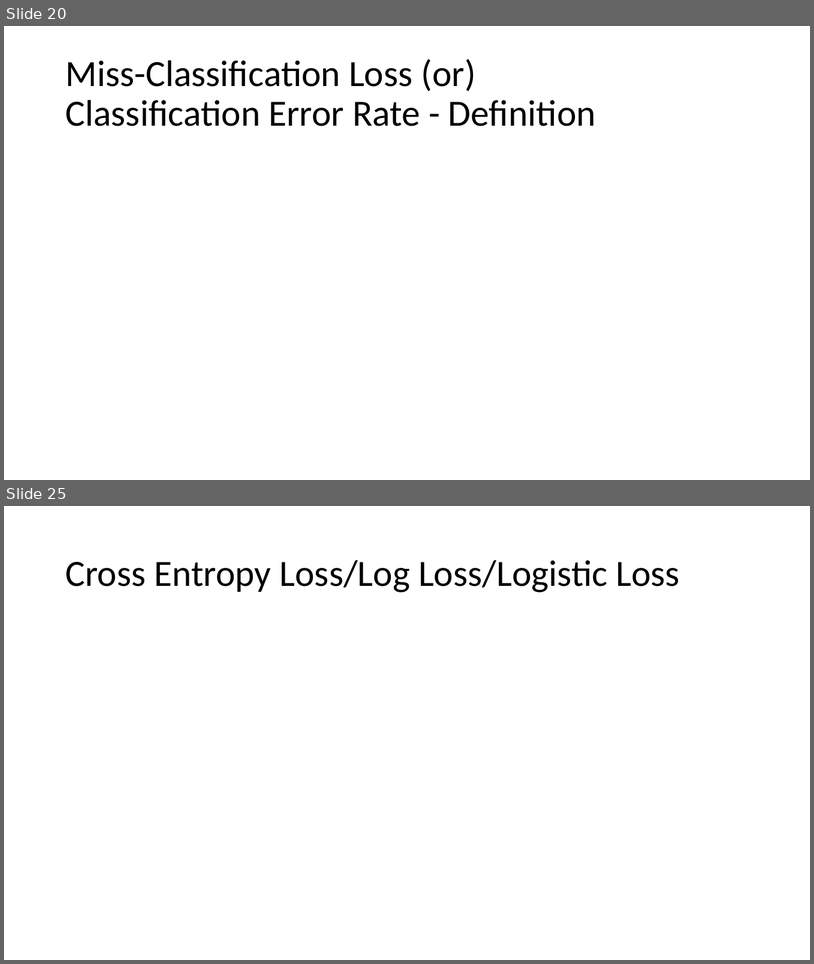
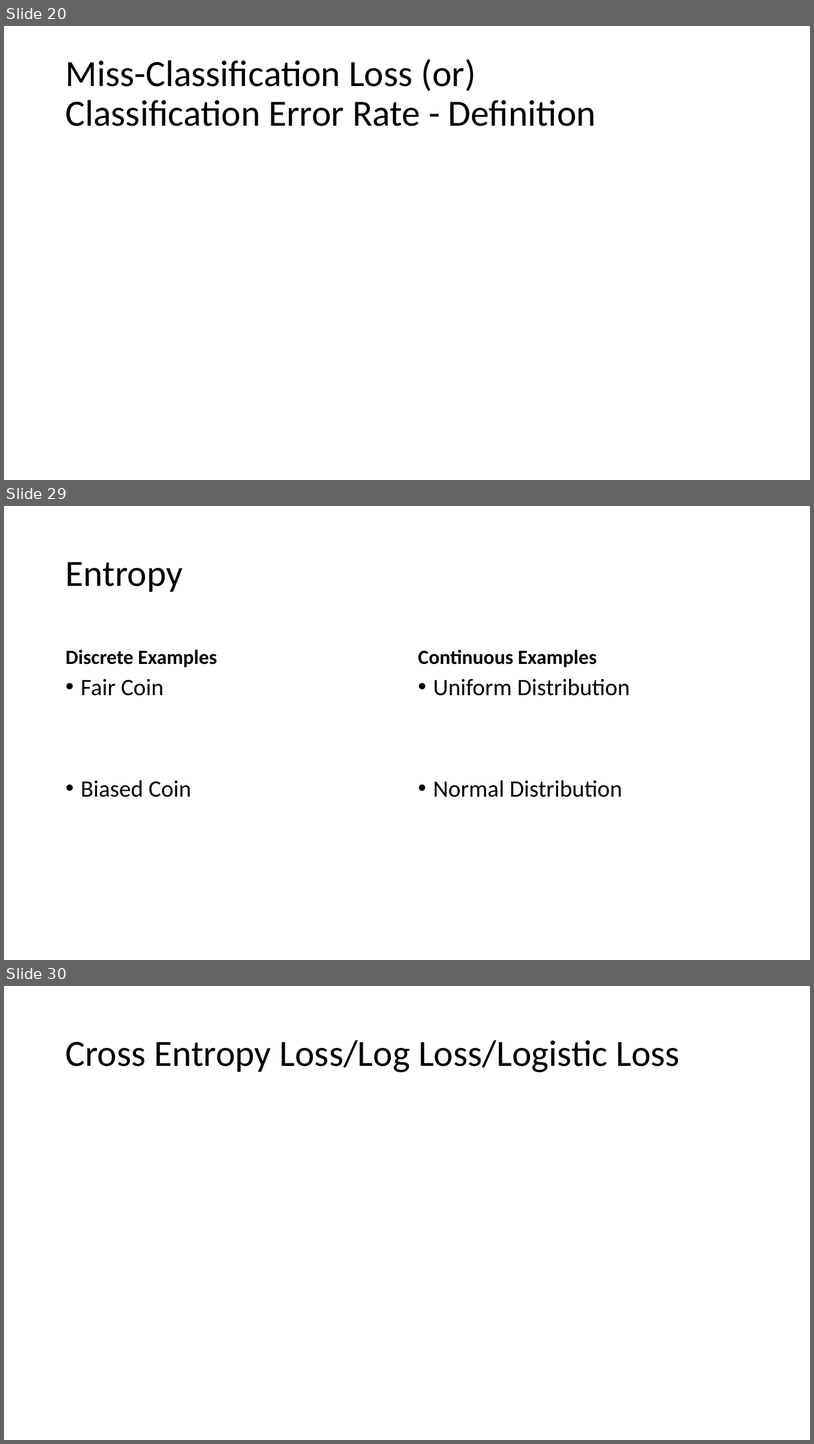
Before and after one commit to meenakshsundaram/AIML, a slide deck: DecisionTrees/DecisionTrees.pptx. Shown one above the other, each under a label of ours: slides 20 and 25 before the commit, slides 20, 29 and 30 after it; the slides between them are not shown. The pictures are 814x964 and 814x1444 pixels, drawn with LibreOffice and Linux fonts; fonts in the diff are those of the drawing; grey boxes stand for pictures. Boxes give left, top, right and bottom in pixels: in the first picture for what was removed or moved away, otherwise in the second. Text is boxed around its words. In the diff, an @@ line names an element or a change of style, - is before the commit and + after.

Commit message:
Fixed the Entropy Metric

```diff
--- a/DecisionTrees/DecisionTrees.pptx
+++ b/DecisionTrees/DecisionTrees.pptx
@@ slide 29 added at box(4, 506, 810, 960), background #FFFFFF @@
@@ title added at box(66, 562, 183, 592), 44 pt, text #000000 @@
+Entropy
@@ text added at box(66, 649, 217, 667), 24 pt, text #000000, bold @@
+Discrete Examples
@@ text added at box(418, 649, 597, 667), 24 pt, text #000000, bold @@
+Continuous Examples
@@ text added at box(81, 679, 191, 797), 28 pt, text #000000 @@
+• Fair Coin
+• Biased Coin
@@ text added at box(434, 678, 630, 797), 28 pt, text #000000 @@
+• Uniform Distribution
+• Normal Distribution
@@ what was slide 25 is now slide 30 @@
```
Also in this commit, not shown: 4 slides changed, 4 other slides added.
